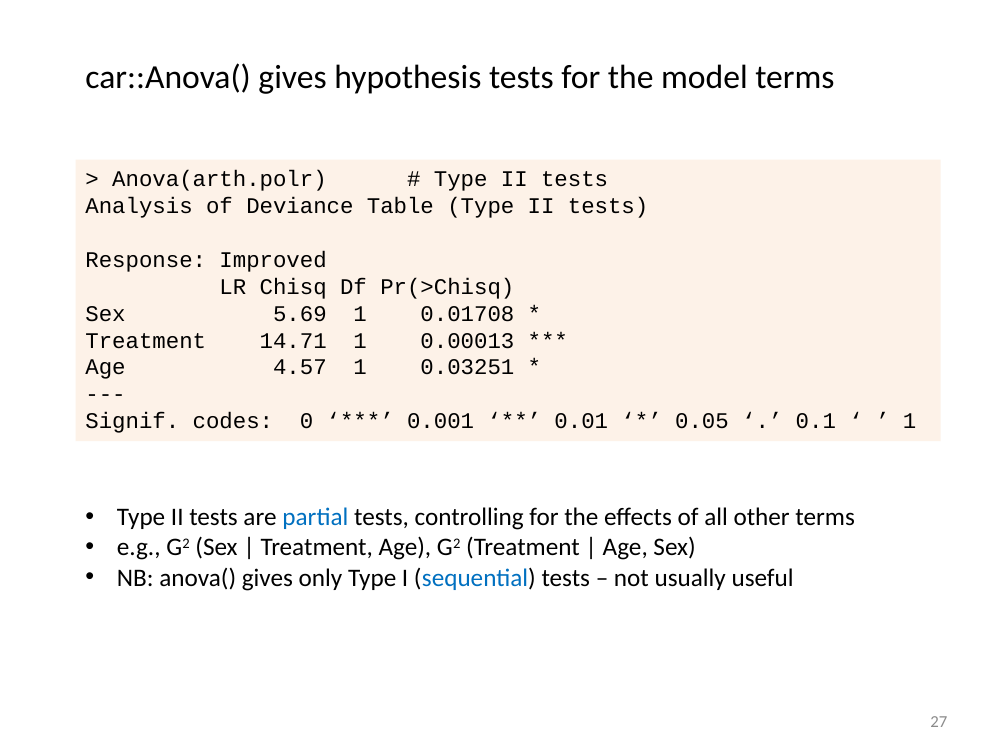
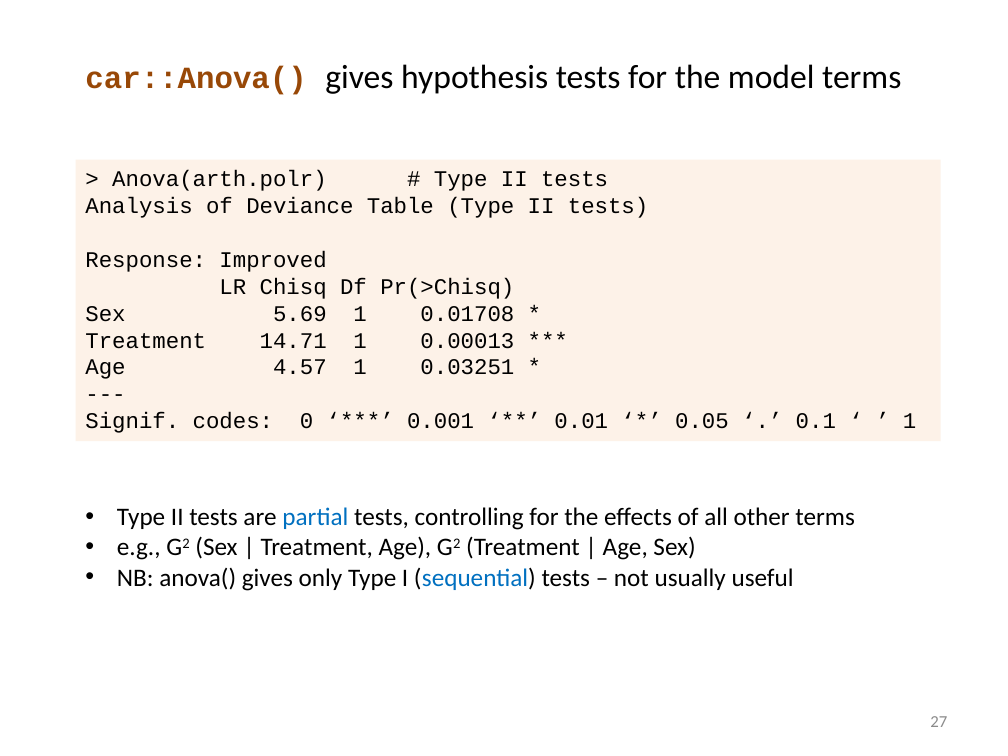
Before and after one commit to friendly/psy6136, a slide deck: slide 27 of lectures/07-logistic2.pptx. Drawn at 1008x756 pixels with LibreOffice and Linux fonts; fonts in the diff are those of the drawing. Boxes give left, top, right and bottom in pixels: in the first picture for what was removed or moved away, otherwise in the second. Text is boxed around its words. In the diff, an @@ line names an element or a change of style, - is before the commit and + after.

```diff
--- a/lectures/07-logistic2.pptx
+++ b/lectures/07-logistic2.pptx
@@ text "car::Anova() gives hypothesis tests for ..." at box(85, 64, 901, 95): size 24 to 22 pt, font Calibri to Courier New, text colour #000000 to #984807, bold on in "car::Anova()" @@
```
Also in this commit, not shown: 9 other slides changed, 6 other files.
